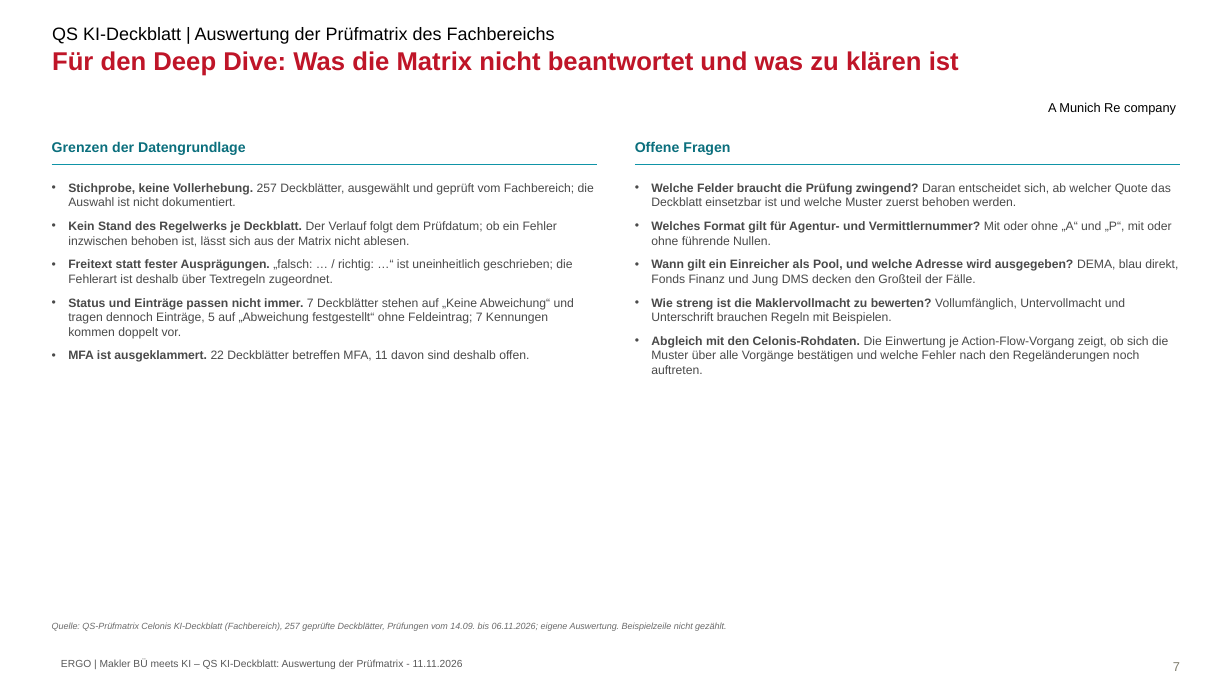
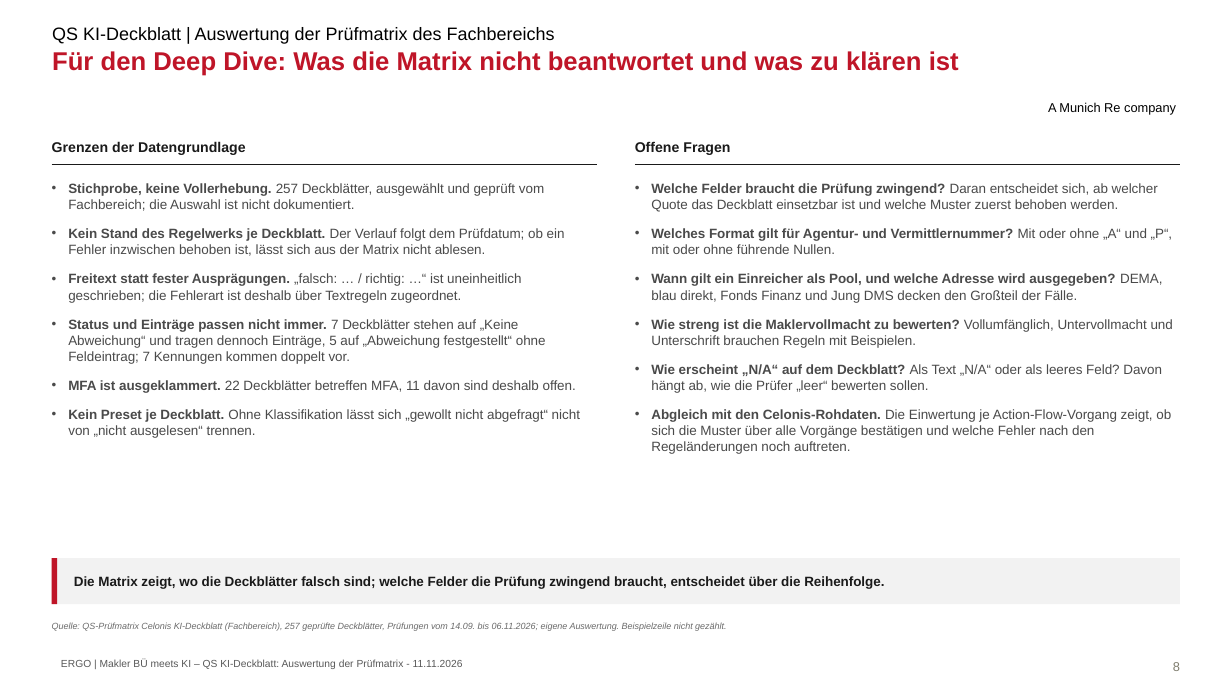
Before and after one commit to brenneisen-e/01_ki-arbeitsplatz, a slide deck: slide 8 of 05_Bestandsuebertragung/kontextdokumente/pdd/20261111_QS_KI-Deckblatt_Auswertung.pptx (slide 7 before the commit). Drawn at 1232x693 pixels with LibreOffice and Linux fonts; fonts in the diff are those of the drawing; background and template pictures are left out. Boxes give left, top, right and bottom in pixels: in the first picture for what was removed or moved away, otherwise in the second. Text is boxed around its words. In the diff, an @@ line names an element or a change of style, - is before the commit and + after.

```diff
--- a/05_Bestandsuebertragung/kontextdokumente/pdd/20261111_QS_KI-Deckblatt_Auswertung.pptx
+++ b/05_Bestandsuebertragung/kontextdokumente/pdd/20261111_QS_KI-Deckblatt_Auswertung.pptx
@@ text "Grenzen der Datengrundlage" at (x1=52, y1=141, x2=246, y2=155): text colour #0B6F7D to #1A1A1A @@
@@ text "Offene Fragen" at (x1=635, y1=141, x2=730, y2=155): text colour #0B6F7D to #1A1A1A @@
@@ line (52, 165) - (597, 165): stroke #0F94A7 1 pt to #1A1A1A 0.75 pt @@
@@ line (635, 165) - (1180, 165): stroke #0F94A7 1 pt to #1A1A1A 0.75 pt @@
@@ text at (x1=68, y1=183, x2=576, y2=393): size 9.5 to 10.5 pt in "Stichprobe, keine Vollerhebung. 257 Deckblätter, ausgewählt  ...", "Kein Stand des Regelwerks je Deckblatt. Der ...", "Freitext statt fester Ausprägungen. „falsch: … / ...", "Status und Einträge passen nicht immer. 7 ..." and 1 more places; more space between paragraphs @@
@@ text at (x1=651, y1=183, x2=1173, y2=454): size 9.5 to 10.5 pt in "Welche Felder braucht die Prüfung zwingend? Daran ...", "Welches Format gilt für Agentur- und Vermittlernummer? ...", "Wann gilt ein Einreicher als Pool, und ...", "Wie streng ist die Maklervollmacht zu bewerten? ..." and 1 more places; more space between paragraphs @@
@@ text at (x1=651, y1=364, x2=1162, y2=393): paragraph added @@
+• Wie erscheint „N/A“ auf dem Deckblatt? Als Text „N/A“ oder als leeres Feld? Davon hängt ab, wie die Prüfer „leer“ bewerten sollen.
@@ text at (x1=68, y1=409, x2=580, y2=438): paragraph added @@
+• Kein Preset je Deckblatt. Ohne Klassifikation lässt sich „gewollt nicht abgefragt“ nicht von „nicht ausgelesen“ trennen.
@@ rectangle added at (x1=52, y1=558, x2=1180, y2=604), fill #F2F2F2 @@
@@ rectangle added at (x1=52, y1=558, x2=57, y2=604), fill #BF1528 @@
@@ text added at (x1=74, y1=576, x2=884, y2=589), 10.5 pt, text #1A1A1A, bold @@
+Die Matrix zeigt, wo die Deckblätter falsch sind; welche Felder die Prüfung zwingend braucht, entscheidet über die Reihenfolge.
@@ page number at (x1=1173, y1=662, x2=1180, y2=671): text changed @@
-7
+8
```
Also in this commit, not shown: 5 other slides changed, 1 slide added, 1 other file.
